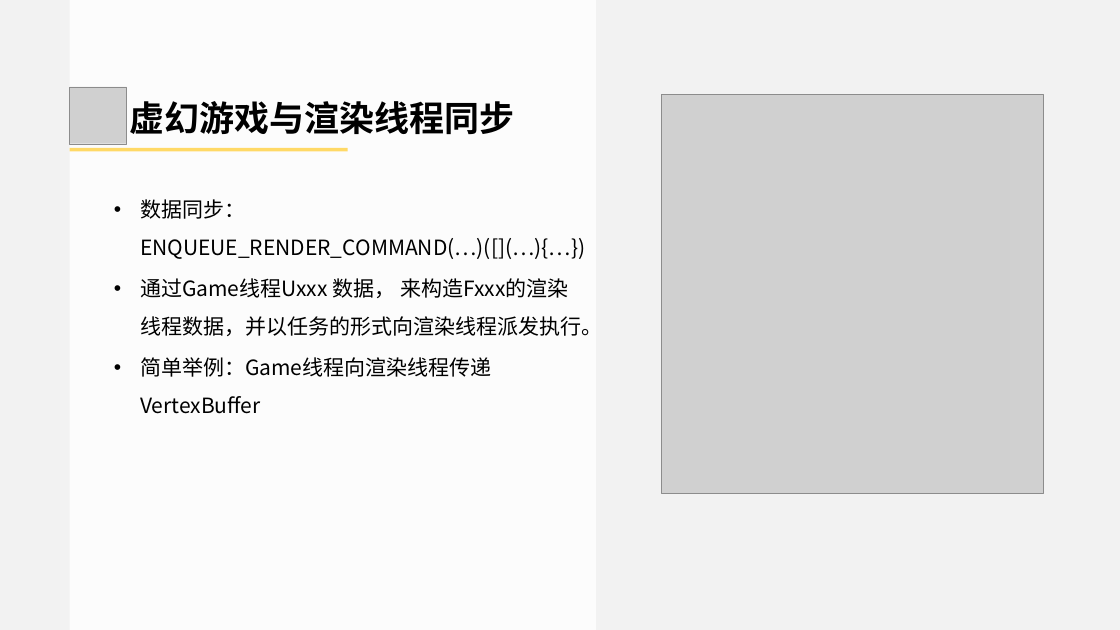
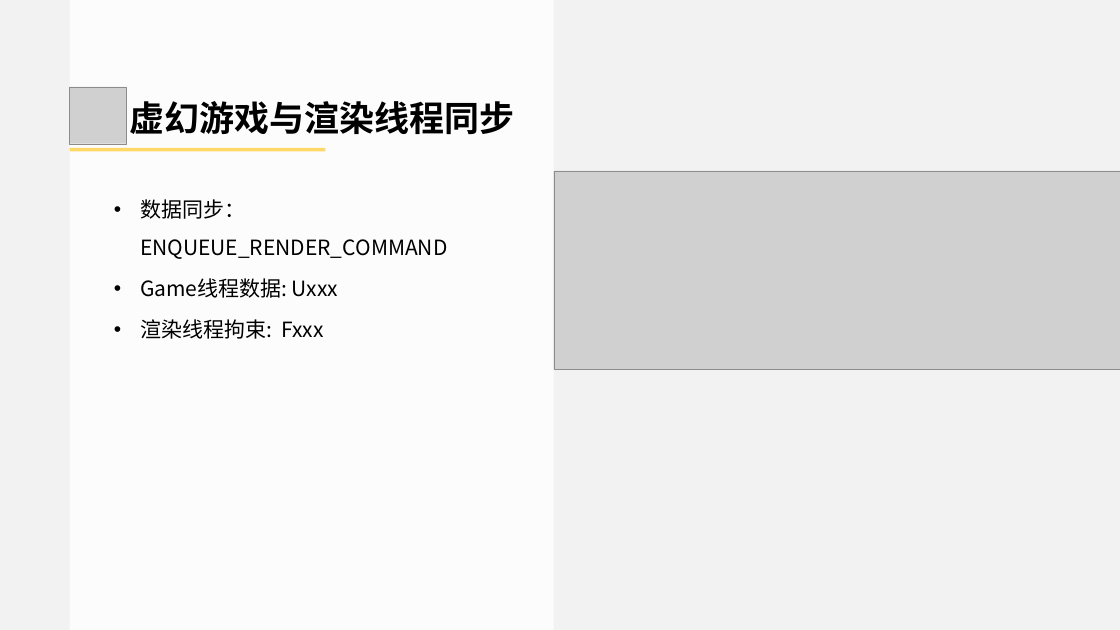
Before and after one commit to doomlover/KSGameEngineTutorials, a slide deck: slide 25 of PPTs/04.引擎基础概念与底层实用系统.pptx (slide 22 before the commit). Drawn at 1120x630 pixels with LibreOffice and Linux fonts; fonts in the diff are those of the drawing; grey boxes stand for pictures. Boxes give left, top, right and bottom in pixels: in the first picture for what was removed or moved away, otherwise in the second. Text is boxed around its words. In the diff, an @@ line names an element or a change of style, - is before the commit and + after.

```diff
--- a/PPTs/04.引擎基础概念与底层实用系统.pptx
+++ b/PPTs/04.引擎基础概念与底层实用系统.pptx
@@ rectangle resized from (x1=70, y1=0, x2=596, y2=630) to (x1=70, y1=0, x2=554, y2=630) @@
@@ picture removed at (x1=661, y1=94, x2=1043, y2=493) @@
@@ rectangle resized from (x1=70, y1=148, x2=348, y2=151) to (x1=70, y1=148, x2=325, y2=151) @@
@@ picture added at (x1=553, y1=171, x2=1120, y2=370) @@
@@ text at (x1=140, y1=199, x2=447, y2=339): text changed @@
-• 数据同步：ENQUEUE_RENDER_COMMAND(…)([](…){…})
-• 通过Game线程Uxxx 数据， 来构造Fxxx的渲染线程数据，并以任务的形式向渲染线程派发执行。
-• 简单举例：Game线程向渲染线程传递VertexBuffer
+• 数据同步：ENQUEUE_RENDER_COMMAND
+• Game线程数据: Uxxx
+• 渲染线程拘束: Fxxx
```
Also in this commit, not shown: 5 other slides changed, 3 slides added.
